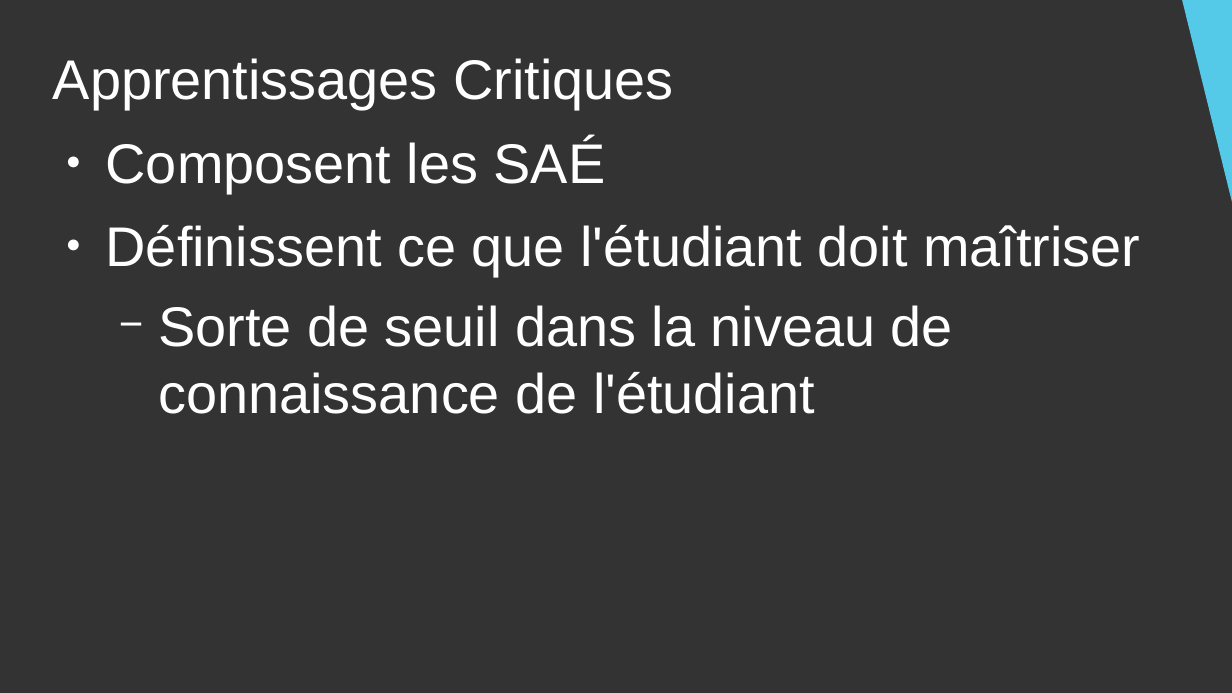
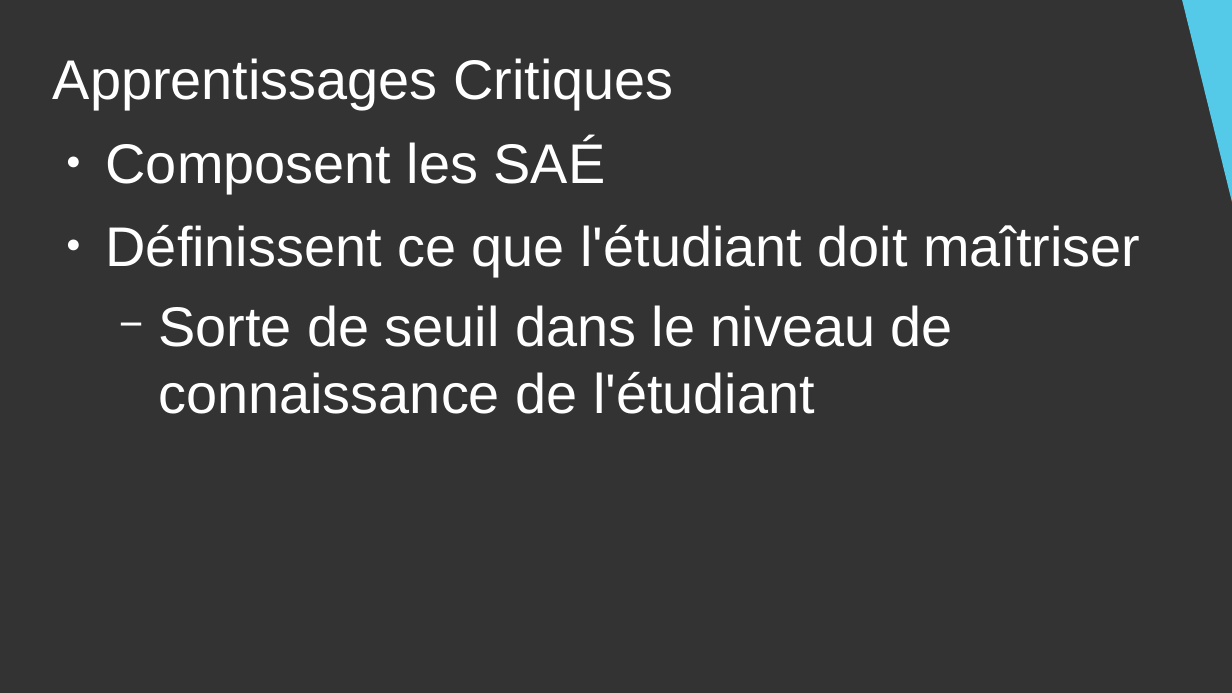
Before and after one commit to DanYellow/cours, a slide deck: slide 13 of presentation-formation-mmi/presentation.odp (slide 14 before the commit). Drawn at 1232x693 pixels with LibreOffice and Linux fonts; fonts in the diff are those of the drawing. Boxes give left, top, right and bottom in pixels: in the first picture for what was removed or moved away, otherwise in the second. Text is boxed around its words. In the diff, an @@ line names an element or a change of style, - is before the commit and + after.

```diff
--- a/presentation-formation-mmi/presentation.odp
+++ b/presentation-formation-mmi/presentation.odp
@@ text at (158, 305, 953, 414): text changed @@
-  − Sorte de seuil dans la niveau de connaissance de l'étudiant
+  − Sorte de seuil dans le niveau de connaissance de l'étudiant
```
Also in this commit, not shown: 6 other slides changed, 6 other files.
